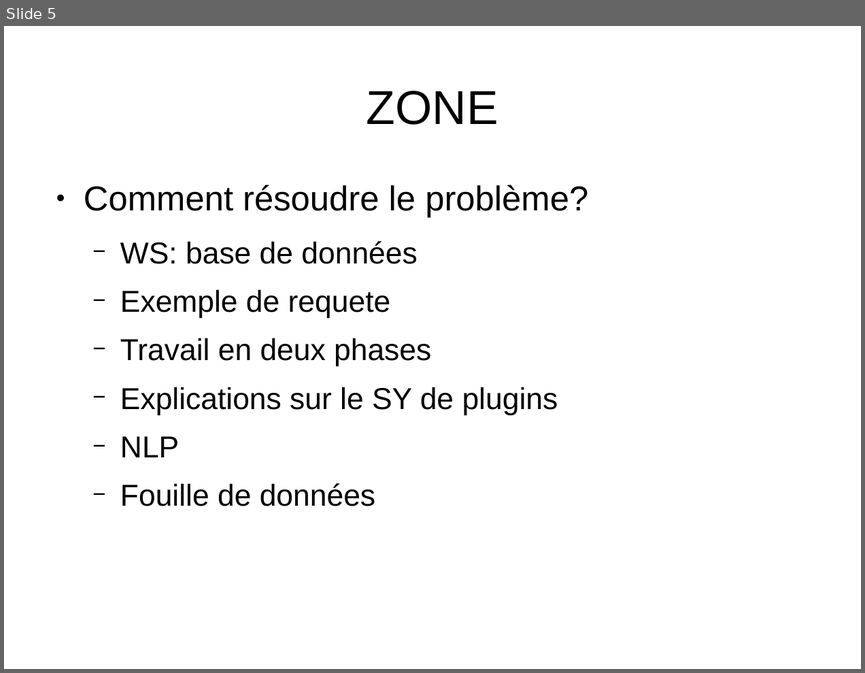
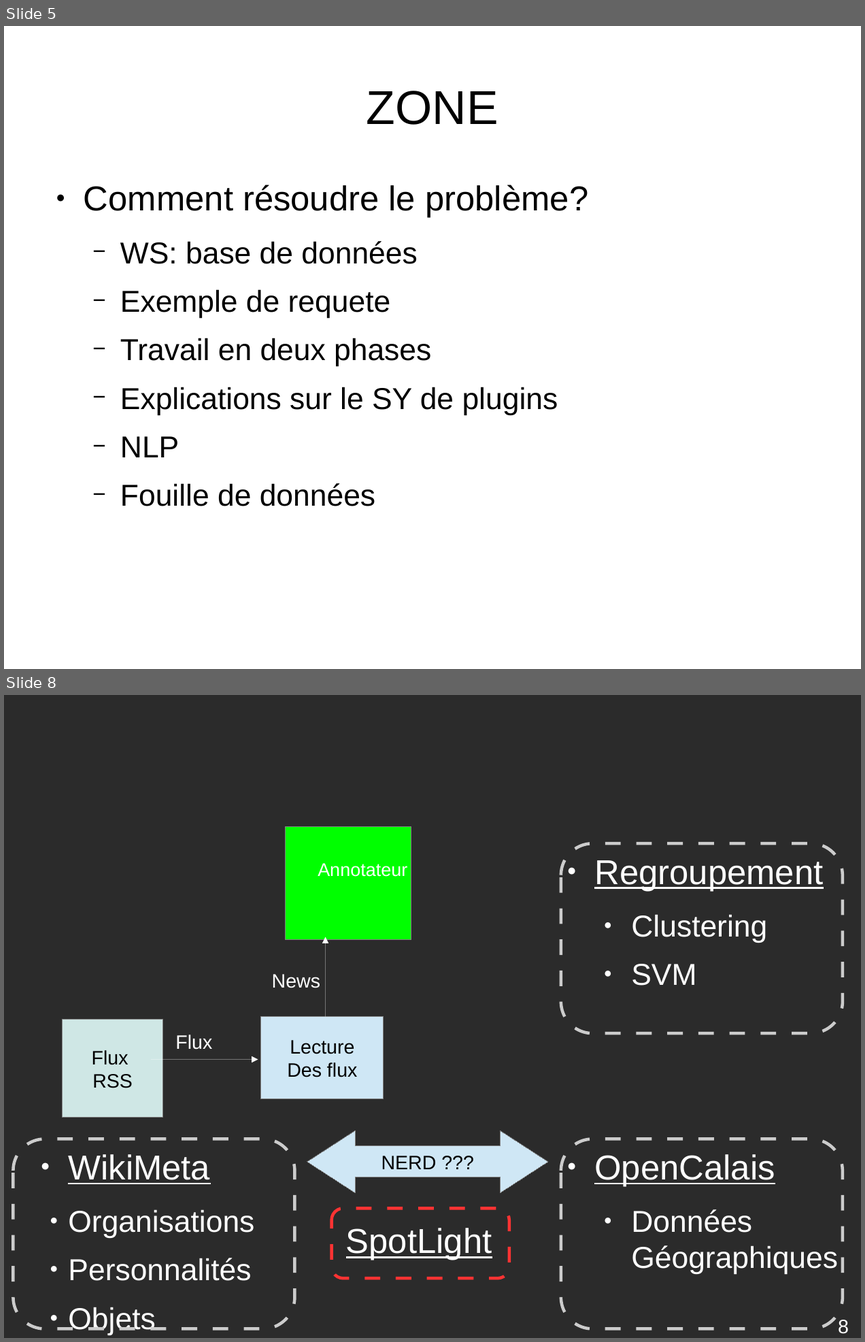
Before and after one commit to descl/ZONE, a slide deck: docs/presentationINRIA1.odp. Shown one above the other, each under a label of ours: slide 5 before the commit, slides 5 and 8 after it; the slides between them are not shown. The pictures are 865x673 and 865x1342 pixels, drawn with LibreOffice and Linux fonts; fonts in the diff are those of the drawing; background and template pictures are left out; a plain dark background stands for a picture behind light text. Boxes give left, top, right and bottom in pixels: in the first picture for what was removed or moved away, otherwise in the second. Text is boxed around its words. In the diff, an @@ line names an element or a change of style, - is before the commit and + after.

```diff
--- a/docs/presentationINRIA1.odp
+++ b/docs/presentationINRIA1.odp
@@ slide 8 added at [4, 695, 861, 1338], background picture (left out) @@
@@ rectangle added at [286, 826, 411, 940], fill #00FF00, outline #808080 0 pt @@
@@ rounded rectangle added at [562, 843, 843, 1033], outline #CCCCCC 2.83 pt @@
@@ text added at [317, 863, 407, 877], 17 pt, text #FFFFFF @@
+Annotateur
@@ text added at [594, 860, 823, 985], 28 pt, text #FFFFFF @@
+● Regroupement
+  ● Clustering
+  ● SVM
@@ arrow added from (325, 1016) to (325, 937), #FFFFFF 0 pt @@
@@ text added at [272, 974, 320, 988], 18 pt, text #FFFFFF @@
+News
@@ rectangle added at [62, 1019, 163, 1117], fill #CFE7E5, outline #808080 0 pt, 18 pt, text #000000 @@
+Flux
+RSS
@@ rectangle added at [261, 1016, 383, 1098], fill #CFE7F5, outline #808080 0 pt, 18 pt, text #000000 @@
+Lecture
+Des flux
@@ text added at [175, 1034, 212, 1049], 18 pt, text #FFFFFF @@
+Flux
@@ arrow added from (151, 1059) to (258, 1059), #FFFFFF 0 pt @@
@@ rounded rectangle added at [14, 1139, 295, 1329], outline #CCCCCC 2.83 pt @@
@@ left right arrow added at [307, 1130, 548, 1193], fill #CFE7F5, outline #808080 0 pt, 18 pt, text #000000 @@
+NERD ???
@@ rounded rectangle added at [562, 1139, 843, 1329], outline #CCCCCC 2.83 pt @@
@@ text added at [68, 1154, 254, 1335], 28 pt, text #FFFFFF @@
+● WikiMeta
+  ● Organisations
+  ● Personnalités
+  ● Objets
@@ text added at [594, 1154, 838, 1274], 28 pt, text #FFFFFF @@
+● OpenCalais
+  ● Données Géographiques
@@ rounded rectangle added at [331, 1208, 509, 1278], outline #FF3333 2.83 pt @@
@@ text added at [346, 1227, 492, 1260], 32 pt, text #FFFFFF, underline @@
+SpotLight
@@ page number added at [838, 1319, 849, 1334], 18 pt, text #FFFFFF @@
+8
```
Also in this commit, not shown: 4 slides changed, 15 other slides added.
